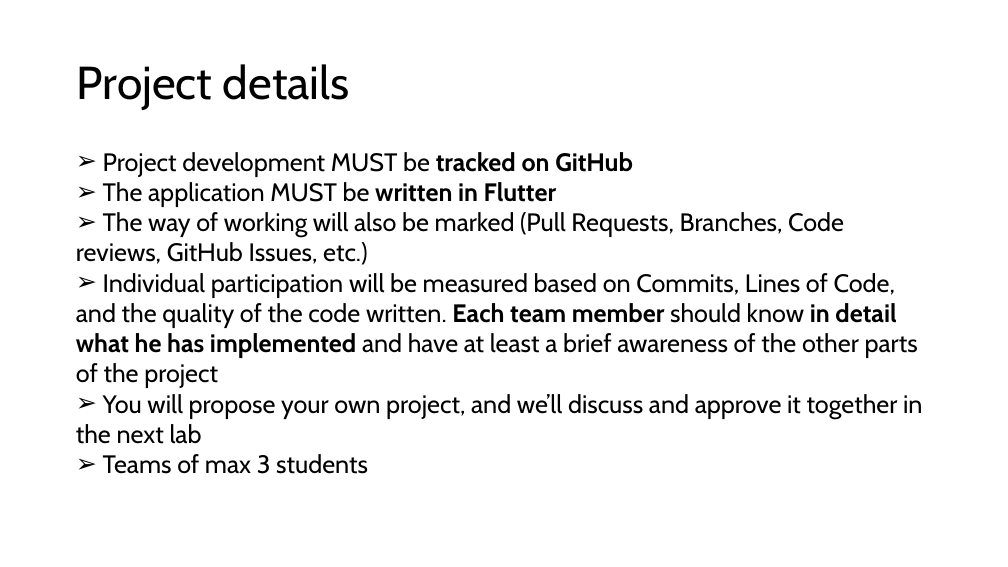
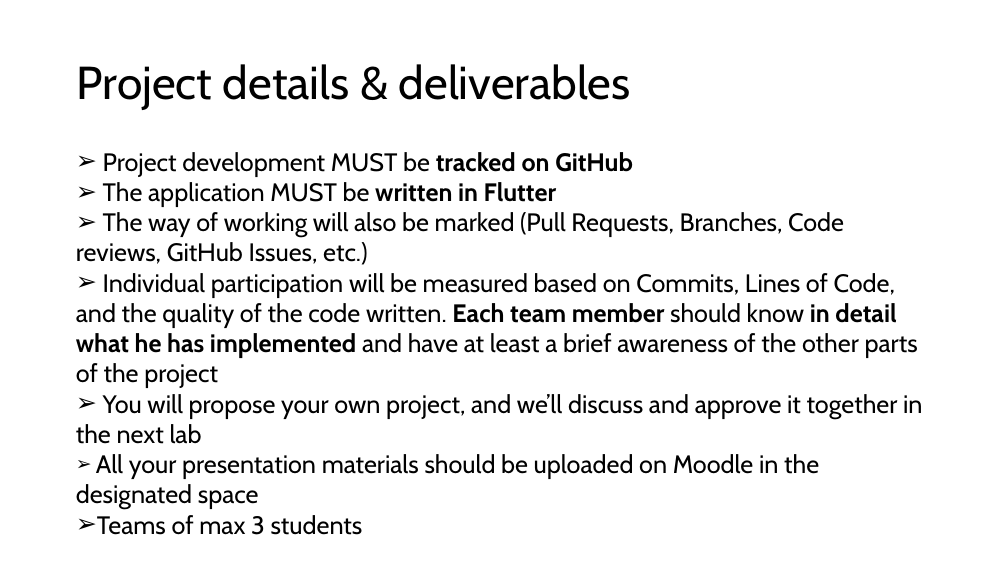
Before and after one commit to rusudinu/mobile-and-embedded-computing, a slide deck: slide 4 of labs/Mobile-and-Embedded-Lab1.pptx. Drawn at 1008x567 pixels with LibreOffice and Linux fonts; fonts in the diff are those of the drawing. Boxes give left, top, right and bottom in pixels: in the first picture for what was removed or moved away, otherwise in the second. Text is boxed around its words. In the diff, an @@ line names an element or a change of style, - is before the commit and + after.

```diff
--- a/labs/Mobile-and-Embedded-Lab1.pptx
+++ b/labs/Mobile-and-Embedded-Lab1.pptx
@@ title at box(77, 64, 631, 110): text changed @@
-Project details
+Project details & deliverables
@@ text at box(76, 454, 819, 510): paragraphs added @@
+➢ All your presentation materials should be uploaded on Moodle in the
+designated space
```
Also in this commit, not shown: 2 other slides changed.
